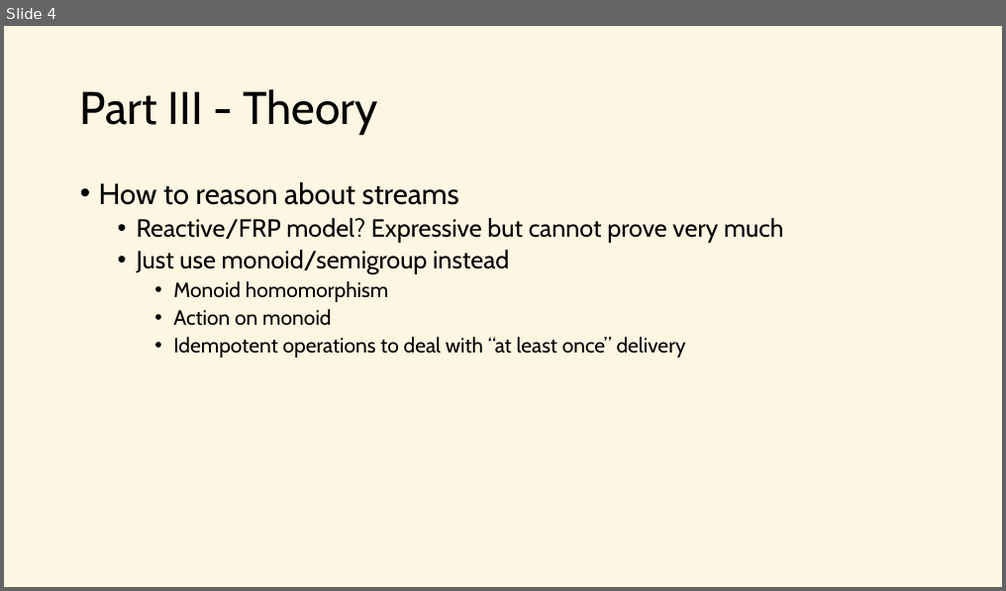
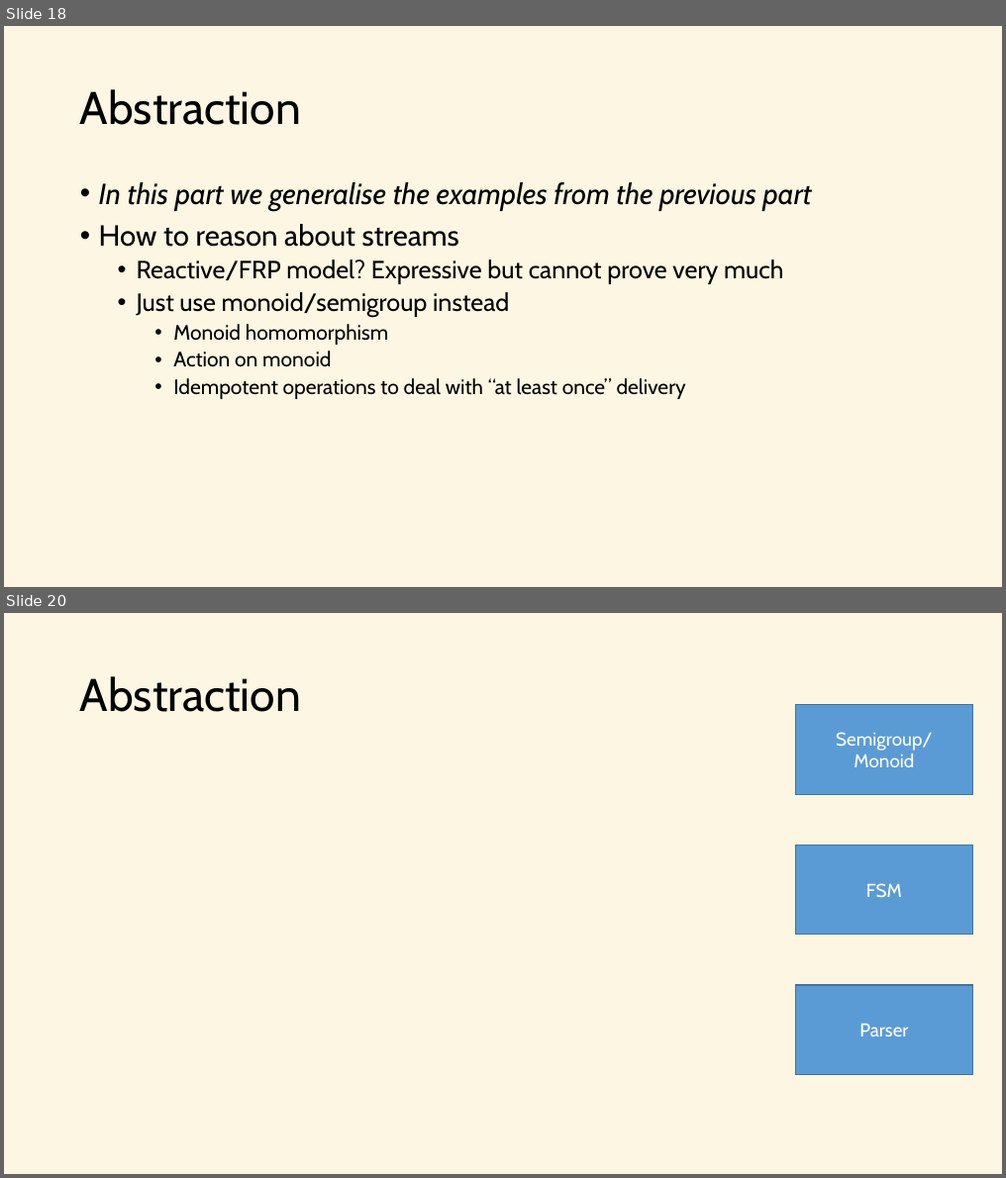
Before and after one commit to j-mueller/talks, a slide deck: 2016-12-scala-exchange/stream-processing.pptx. Shown one above the other, each under a label of ours: slide 4 before the commit, slides 18 and 20 after it; the slides between them are not shown. The pictures are 1006x591 and 1006x1178 pixels, drawn with LibreOffice and Linux fonts; fonts in the diff are those of the drawing. Boxes give left, top, right and bottom in pixels: in the first picture for what was removed or moved away, otherwise in the second. Text is boxed around its words. In the diff, an @@ line names an element or a change of style, - is before the commit and + after.

```diff
--- a/2016-12-scala-exchange/stream-processing.pptx
+++ b/2016-12-scala-exchange/stream-processing.pptx
@@ slide 20 added at (x1=4, y1=613, x2=1002, y2=1174), background #FDF6E3 @@
@@ title added at (x1=80, y1=676, x2=301, y2=712), 44 pt, text #000000 @@
+Abstraction
@@ rectangle added at (x1=796, y1=705, x2=973, y2=795), fill #5B9BD5, outline #43739E 1 pt, 18 pt, text #FFFFFF @@
+Semigroup/
+Monoid
@@ rectangle added at (x1=796, y1=845, x2=973, y2=935), fill #5B9BD5, outline #43739E 1 pt, 18 pt, text #FFFFFF @@
+FSM
@@ rectangle added at (x1=796, y1=985, x2=973, y2=1075), fill #5B9BD5, outline #43739E 1 pt, 18 pt, text #FFFFFF @@
+Parser
@@ what was slide 4 is now slide 18 @@
@@ slide 18 changed as well @@
@@ title at (x1=80, y1=89, x2=301, y2=125): text changed @@
-Part III - Theory
+Abstraction
@@ text at (x1=99, y1=182, x2=812, y2=211): paragraph added @@
+• In this part we generalise the examples from the previous part
```
Also in this commit, not shown: 2 other slides changed, 17 other slides added, 1 slide removed, 2 other files.
